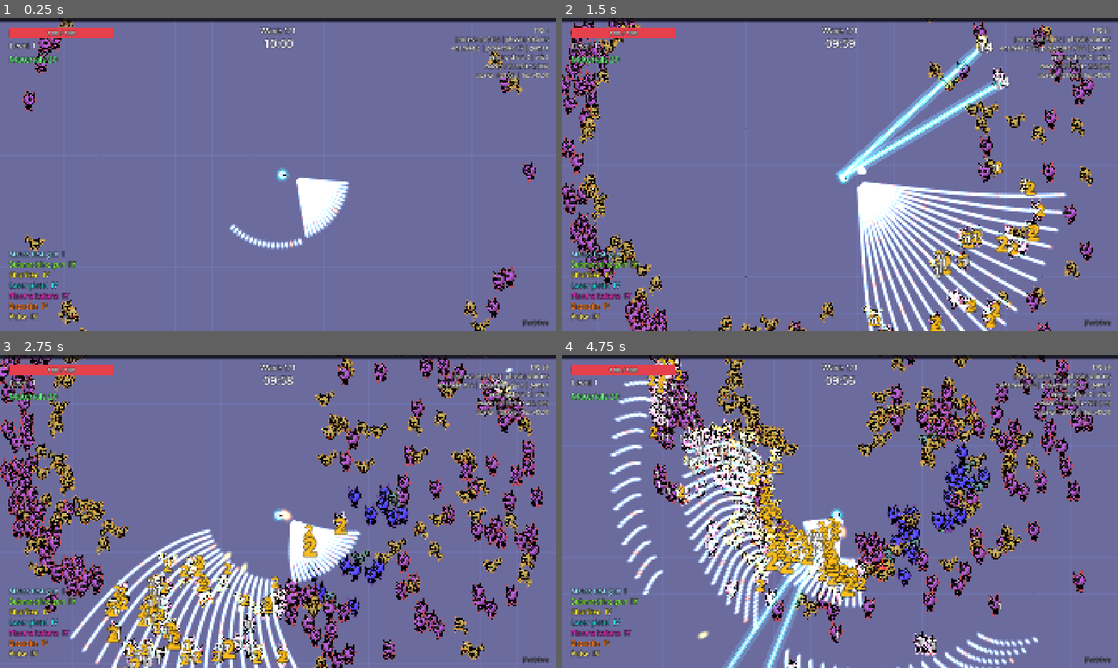
Above: before the commit, frames 1-4 (two rows, left to right).
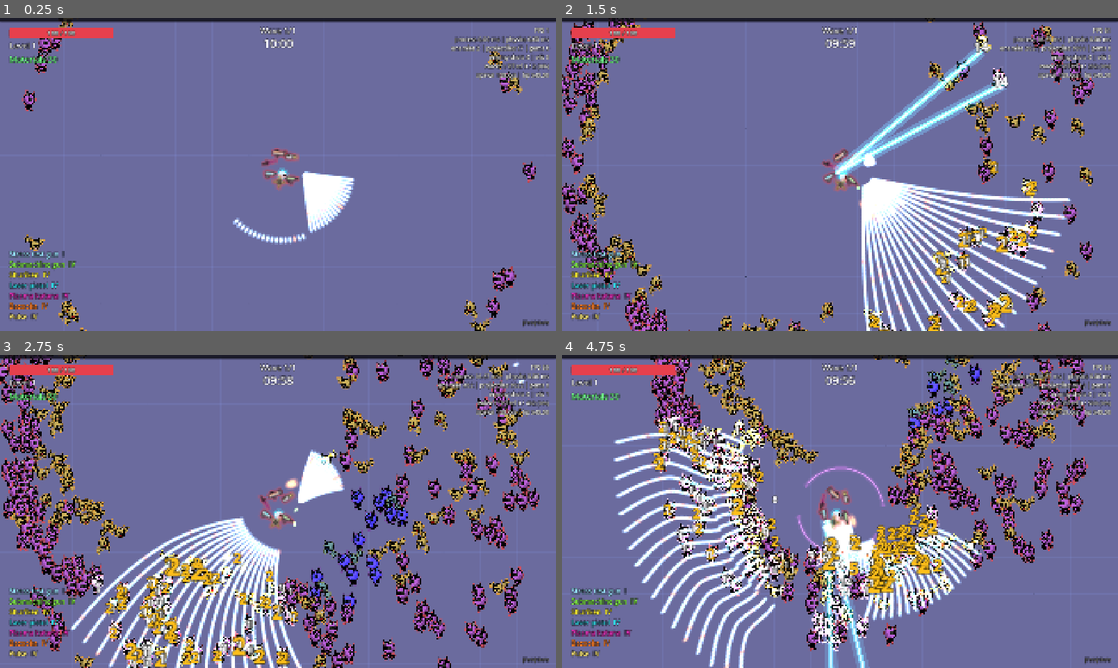
Above: after the commit, the same moments.

Repository: Mowgli2000/survivor-game
Game: Godot game, scene res://src/debug/stress_test.tscn
Two runs of this game, one before a commit and one after it. Both use one fixed random seed, a clock stepped at 60 frames per second and the inputs below. This scene is started directly instead of the project's main scene.
Inputs (mouse positions are in pixels of both pictures, inside the frame that each line leads up to):
- Up to frame 1 (0.25 s): no input
- Up to frame 2 (1.5 s): tap Enter at 0.5 s; move the mouse to (962, 158) at 0.52 s; hold D (move_right) 0.53-1.25 s; hold Tab (show_stats) 0.53-1.25 s; click (962, 158) at 0.67 s; drag from (728, 190) to (812, 237) at 1.27 s
- Up to frame 3 (2.75 s): move the mouse to (333, 442) at 2.02 s; hold D (move_right) from 2.03 s (still down); tap Alt at 2.1 s
- Up to frame 4 (4.75 s): release D (move_right) at 2.75 s; drag from (812, 574) to (673, 464) at 2.77 s; move the mouse to (1006, 558) at 3.52 s; hold A (move_left) 3.53-4.25 s; hold Tab (show_stats) 3.53-4.25 s; drag from (673, 464) to (756, 433) at 4.27 s

The runs differ from the first frame. In frame 1, 1.8% of the frame differs, in the area x 41-64%, y 41-74%; in frame 2, 11%; in frame 3, 26%; in frame 4, 41%, in the area x 8-99%, y 0-100%.

Commit message:
feat: weapons visible around the player
Co-Authored-By: Claude Opus 5.5 <noreply@anthropic.com>

Diff:
--- a/src/player/player.gd
+++ b/src/player/player.gd
@@ -23,6 +23,8 @@
 
 var weapons: WeaponHolder
 var camera: GameCamera
+## Weapons drawn around the player (set up by Run once the enemies exist).
+var weapon_visuals: WeaponVisuals
 var animator := SpriteAnimator.new()
 
 var _data: CharacterData
@@ -56,6 +58,10 @@
 	weapons = WeaponHolder.new()
 	weapons.name = "Weapons"
 	add_child(weapons)
+
+	weapon_visuals = WeaponVisuals.new()
+	weapon_visuals.name = "WeaponVisuals"
+	add_child(weapon_visuals)
 
 	camera = GameCamera.new()
 	add_child(camera)
--- a/src/run/run.gd
+++ b/src/run/run.gd
@@ -104,6 +104,7 @@
 	add_child(projectiles)
 
 	actors.add_child(player)
+	player.weapon_visuals.setup(player.weapons, enemies, player)
 	add_child(enemy_projectiles)
 	add_child(vfx)
 	add_child(damage_numbers)
--- a/src/weapons/weapon_layout.gd
+++ b/src/weapons/weapon_layout.gd
@@ -3,11 +3,14 @@
 ## first one on the right). Shared by WeaponHolder (attack origins) and
 ## WeaponVisuals (drawing).
 
-## Distance from the owner's center to a weapon mount.
-const MOUNT_RADIUS := 34.0
+## Center of the mount circle relative to the owner's origin (its feet area):
+## around the chest of the character sprite.
+const BODY_CENTER := Vector2(0.0, -24.0)
+## Distance from the circle center to a weapon mount.
+const MOUNT_RADIUS := 50.0
 ## Distance from a mount to the weapon's muzzle (where shots start).
-const BARREL := 22.0
+const BARREL := 28.0
 
 
 static func mount_offset(index: int, count: int) -> Vector2:
-	return Vector2.from_angle(TAU * index / maxi(count, 1)) * MOUNT_RADIUS
+	return BODY_CENTER + Vector2.from_angle(TAU * index / maxi(count, 1)) * MOUNT_RADIUS
--- /dev/null
+++ b/src/weapons/weapon_outline.gdshader
@@ -0,0 +1,27 @@
+shader_type canvas_item;
+// Draws the texture untinted with an outline in the draw color (rarity tier).
+// Used by WeaponVisuals: draw_texture(icon, pos, Tiers.color(level)).
+
+uniform float width = 7.0; // in texture pixels
+
+varying vec4 outline_color;
+
+void vertex() {
+	outline_color = COLOR;
+}
+
+void fragment() {
+	vec4 tex = texture(TEXTURE, UV);
+	vec2 d = TEXTURE_PIXEL_SIZE * width;
+	float a = 0.0;
+	a = max(a, texture(TEXTURE, UV + vec2(d.x, 0.0)).a);
+	a = max(a, texture(TEXTURE, UV - vec2(d.x, 0.0)).a);
+	a = max(a, texture(TEXTURE, UV + vec2(0.0, d.y)).a);
+	a = max(a, texture(TEXTURE, UV - vec2(0.0, d.y)).a);
+	a = max(a, texture(TEXTURE, UV + d * 0.7).a);
+	a = max(a, texture(TEXTURE, UV - d * 0.7).a);
+	a = max(a, texture(TEXTURE, UV + vec2(d.x, -d.y) * 0.7).a);
+	a = max(a, texture(TEXTURE, UV + vec2(-d.x, d.y) * 0.7).a);
+	float outline = a * (1.0 - tex.a);
+	COLOR = vec4(mix(outline_color.rgb, tex.rgb, tex.a), max(tex.a, outline * outline_color.a));
+}
--- /dev/null
+++ b/src/weapons/weapon_visuals.gd
@@ -0,0 +1,149 @@
+class_name WeaponVisuals
+extends Node2D
+## Draws the owner's weapons around it (Brotato-style): each one at its mount
+## (WeaponLayout), turned toward the nearest enemy in its range (else the walking
+## direction), with recoil + muzzle flash (ranged) or a quick swing (melee) when
+## WeaponHolder reports an attack. One node, one _draw for all weapons (6 at most).
+## The outline shader colors each weapon's outline with its tier color.
+
+const OUTLINE_SHADER := preload("res://src/weapons/weapon_outline.gdshader")
+## Turning speed toward the aimed direction (1/s, used as a lerp factor).
+const AIM_SPEED := 18.0
+## Drawn length of a weapon (the icon's width), in px.
+const SIZE := 58.0
+const RECOIL := 7.0
+const KICK_TIME := 0.12
+const SWING_TIME := 0.18
+## Half of the melee swing, in radians.
+const SWING_ARC := 1.1
+const FLASH_RADIUS := 9.0
+
+var _holder: WeaponHolder
+var _enemies: EnemyManager
+var _owner: Player
+var _aim := PackedFloat32Array()
+var _kick := PackedFloat32Array()
+var _flashes: _MuzzleFlashes
+
+
+func _ready() -> void:
+	z_index = 1
+	texture_filter = CanvasItem.TEXTURE_FILTER_LINEAR_WITH_MIPMAPS
+	var shader_material := ShaderMaterial.new()
+	shader_material.shader = OUTLINE_SHADER
+	material = shader_material
+	# Flashes are plain additive circles: drawn by a child without the outline shader.
+	_flashes = _MuzzleFlashes.new()
+	_flashes.visuals = self
+	add_child(_flashes)
+
+
+func setup(holder: WeaponHolder, enemies: EnemyManager, owner: Player) -> void:
+	_holder = holder
+	_enemies = enemies
+	_owner = owner
+	_holder.weapons_changed.connect(_resize)
+	_holder.weapon_fired.connect(_on_weapon_fired)
+	_resize()
+
+
+## Current aim of weapon `index`, in radians.
+func aim_angle(index: int) -> float:
+	return _aim[index] if index < _aim.size() else 0.0
+
+
+## Recoil / swing progress of weapon `index`: 1 just after an attack, 0 at rest.
+func kick(index: int) -> float:
+	return _kick[index] if index < _kick.size() else 0.0
+
+
+func _resize() -> void:
+	var count := _holder.slot_count()
+	_aim.resize(count)
+	_kick.resize(count)
+
+
+func _on_weapon_fired(index: int) -> void:
+	if index < _kick.size():
+		_kick[index] = 1.0
+
+
+func _process(delta: float) -> void:
+	if _holder == null:
+		return
+	var slots := _holder.get_slots()
+	if slots.size() != _aim.size():
+		_resize()
+	var origin := _owner.global_position
+	var range_multiplier := _owner.stats.get_value(StatIds.RANGE)
+	var moving := _owner.velocity.length_squared() > 1.0
+	for i in slots.size():
+		var slot := slots[i]
+		var mount := origin + slot.mount_offset
+		var target := _enemies.find_nearest(mount, slot.stats.attack_range * range_multiplier) \
+			if _enemies != null else -1
+		var wanted := _aim[i]
+		if target >= 0:
+			wanted = (_enemies.get_enemy(target).position - mount).angle()
+		elif moving:
+			wanted = _owner.velocity.angle()
+		_aim[i] = lerp_angle(_aim[i], wanted, minf(AIM_SPEED * delta, 1.0))
+		var duration := SWING_TIME if _is_melee(slot) else KICK_TIME
+		_kick[i] = maxf(_kick[i] - delta / duration, 0.0)
+	queue_redraw()
+	_flashes.queue_redraw()
+
+
+func _draw() -> void:
+	if _holder == null:
+		return
+	var slots := _holder.get_slots()
+	for i in mini(slots.size(), _aim.size()):
+		var slot := slots[i]
+		var icon := slot.data.icon
+		if icon == null:
+			continue
+		var angle := _aim[i]
+		var pos := slot.mount_offset
+		if _is_melee(slot):
+			if _kick[i] > 0.0:
+				angle += lerpf(-SWING_ARC, SWING_ARC, 1.0 - _kick[i])
+		else:
+			pos -= Vector2.from_angle(angle) * RECOIL * _kick[i]
+		var scale_factor := SIZE / icon.get_width()
+		# Aiming left: mirror vertically so the weapon is not upside down.
+		var flip := -1.0 if absf(angle_difference(0.0, angle)) > PI * 0.5 else 1.0
+		draw_set_transform(pos, angle, Vector2(scale_factor, scale_factor * flip))
+		draw_texture(icon, -icon.get_size() * 0.5, Tiers.color(slot.level))
+	draw_set_transform(Vector2.ZERO)
+
+
+func _draw_flashes(canvas: CanvasItem) -> void:
+	if _holder == null:
+		return
+	var slots := _holder.get_slots()
+	for i in mini(slots.size(), _kick.size()):
+		var slot := slots[i]
+		var k := _kick[i]
+		if k < 0.4 or _is_melee(slot) or slot.data.icon == null:
+			continue
+		var muzzle := slot.mount_offset + Vector2.from_angle(_aim[i]) * WeaponLayout.BARREL
+		canvas.draw_circle(muzzle, FLASH_RADIUS * k, Color(slot.data.color, k))
+		canvas.draw_circle(muzzle, FLASH_RADIUS * 0.45 * k, Color(1, 1, 1, k))
+
+
+static func _is_melee(slot: WeaponSlot) -> bool:
+	return slot.data.behavior is MeleeArcBehavior
+
+
+class _MuzzleFlashes:
+	extends Node2D
+	var visuals: WeaponVisuals
+
+	func _ready() -> void:
+		var additive := CanvasItemMaterial.new()
+		additive.blend_mode = CanvasItemMaterial.BLEND_MODE_ADD
+		material = additive
+
+	func _draw() -> void:
+		visuals._draw_flashes(self)
--- /dev/null
+++ b/tests/unit/test_weapon_visuals.gd
@@ -0,0 +1,67 @@
+extends GutTest
+## WeaponVisuals: weapons drawn around the player, aiming, recoil / swing.
+
+var _player: Player
+var _enemies: EnemyManager
+var _visuals: WeaponVisuals
+var _left := false
+
+
+func before_each() -> void:
+	_left = false
+	var arena := Rect2(-1000, -1000, 2000, 2000)
+	_player = Player.new()
+	_player.setup(CharacterData.new(), arena)
+	_player.invincible = true
+	_player.bot_input = func() -> Vector2: return Vector2.LEFT if _left else Vector2.ZERO
+	add_child_autofree(_player)
+	_enemies = EnemyManager.new()
+	_enemies.setup(_player, arena, 4)
+	add_child_autofree(_enemies)
+	_visuals = _player.weapon_visuals
+	_visuals.setup(_player.weapons, _enemies, _player)
+
+
+func _pulse() -> WeaponData:
+	return ContentDB.get_def(&"weapons", &"pulse")
+
+
+func _still_enemy() -> EnemyData:
+	var data := EnemyData.new()
+	data.max_hp = 1000.0
+	data.speed = 0.0
+	return data
+
+
+func test_weapon_aims_at_nearest_enemy() -> void:
+	_player.weapons.add_weapon(_pulse())
+	_enemies.spawn(_still_enemy(), Vector2(0, 300))
+	await wait_frames(30)
+	var mount := WeaponLayout.mount_offset(0, 1)
+	var expected := (Vector2(0, 300) - mount).angle()
+	assert_almost_eq(angle_difference(_visuals.aim_angle(0), expected), 0.0, 0.1)
+
+
+func test_idle_weapon_follows_movement() -> void:
+	_player.weapons.add_weapon(_pulse())
+	_left = true
+	await wait_frames(40)
+	assert_almost_eq(absf(angle_difference(_visuals.aim_angle(0), PI)), 0.0, 0.15)
+
+
+func test_firing_kicks_then_settles() -> void:
+	_player.weapons.add_weapon(_pulse())
+	await wait_frames(1)
+	_player.weapons.weapon_fired.emit(0)
+	assert_eq(_visuals.kick(0), 1.0)
+	await wait_frames(40)
+	assert_eq(_visuals.kick(0), 0.0)
+
+
+func test_weapon_without_icon_is_skipped() -> void:
+	var data := WeaponData.new()
+	data.behavior = _pulse().behavior
+	_player.weapons.add_weapon(data)
+	_player.weapons.add_weapon(_pulse())
+	await wait_frames(5)
+	assert_eq(_visuals.aim_angle(1), _visuals.aim_angle(1), "visuals keep running")
--- a/tests/unit/test_weapons.gd
+++ b/tests/unit/test_weapons.gd
@@ -126,11 +126,13 @@
 
 
 func test_layout_spreads_mounts_on_a_circle() -> void:
-	assert_almost_eq(WeaponLayout.mount_offset(0, 1), Vector2(WeaponLayout.MOUNT_RADIUS, 0), Vector2.ONE * 0.01)
+	var center := WeaponLayout.BODY_CENTER
+	assert_almost_eq(WeaponLayout.mount_offset(0, 1), center + Vector2(WeaponLayout.MOUNT_RADIUS, 0),
+		Vector2.ONE * 0.01)
 	var seen: Array[Vector2] = []
 	for i in 6:
 		var p := WeaponLayout.mount_offset(i, 6)
-		assert_almost_eq(p.length(), WeaponLayout.MOUNT_RADIUS, 0.01)
+		assert_almost_eq((p - center).length(), WeaponLayout.MOUNT_RADIUS, 0.01)
 		for q in seen:
 			assert_gt(p.distance_to(q), 1.0)
 		seen.append(p)
Not shown, added: src/weapons/weapon_outline.gdshader.uid
Not shown, added: src/weapons/weapon_visuals.gd.uid
